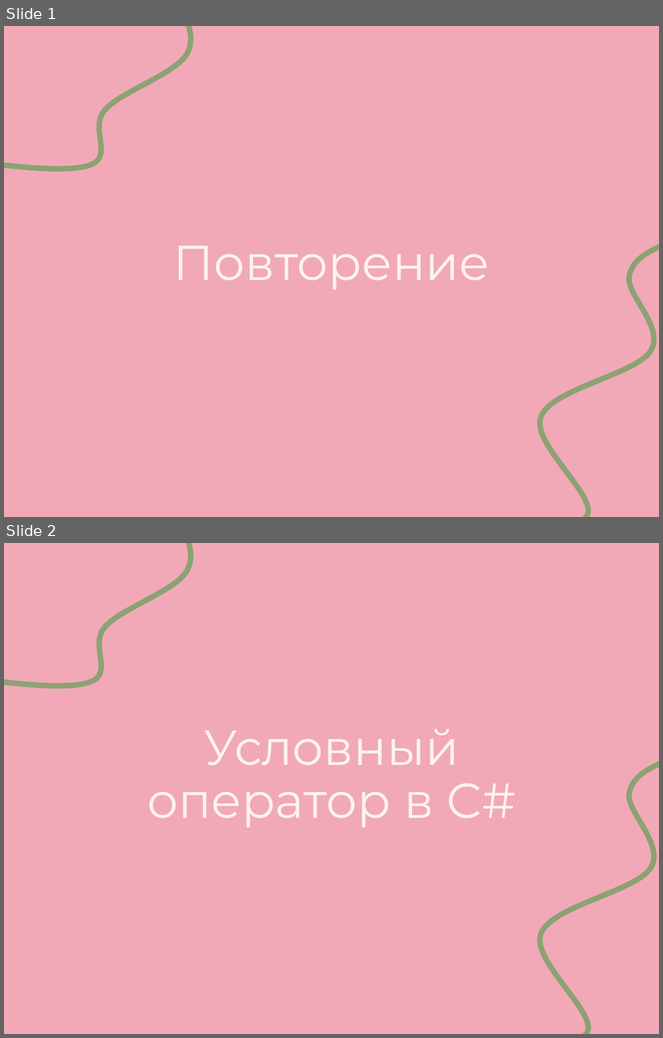
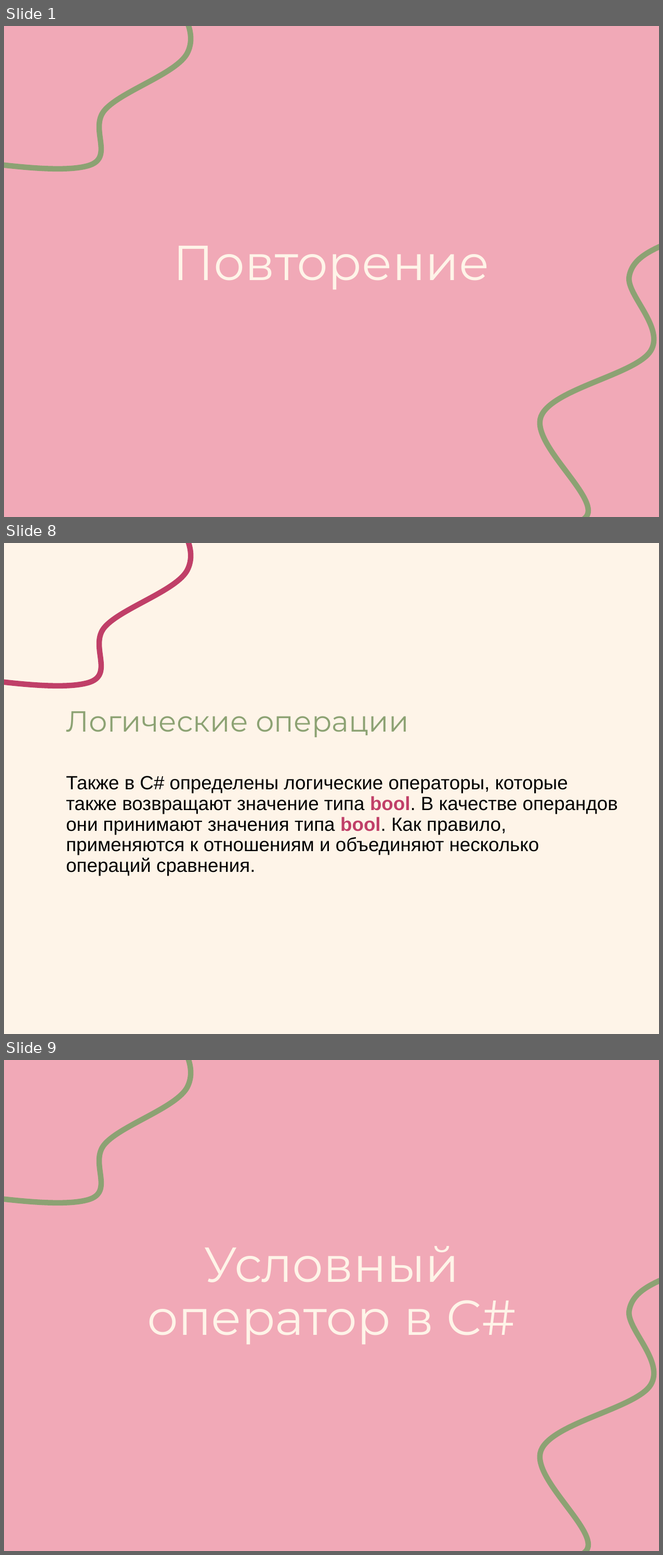
Before and after one commit to Svetlana184/SecondCourse, a slide deck: Презентация по программирвоанию _ Условный оператор в C#1_.ppt. Shown one above the other, each under a label of ours: slides 1 and 2 before the commit, slides 1, 8 and 9 after it; the slides between them are not shown. The pictures are 663x1038 and 663x1555 pixels, drawn with LibreOffice and Linux fonts; fonts in the diff are those of the drawing. Boxes give left, top, right and bottom in pixels: in the first picture for what was removed or moved away, otherwise in the second. Text is boxed around its words. In the diff, an @@ line names an element or a change of style, - is before the commit and + after.

```diff
--- a/Презентация по программирвоанию _ Условный оператор в C#1_.ppt
+++ b/Презентация по программирвоанию _ Условный оператор в C#1_.ppt
@@ slide 8 added at <box>4,543,659,1034</box>, background #FEF4E8 @@
@@ freeform shape added at <box>4,543,207,744</box>, outline #C03F68 6.01 pt @@
@@ title added at <box>66,711,409,737</box>, 32 pt, text #8CA273 @@
+Логические операции
@@ text added at <box>66,776,618,876</box>, 21 pt, text #000000 @@
+Также в C# определены логические операторы, которые также возвращают значение типа bool. В качестве операндов они принимают значения типа bool. Как правило, применяются к отношениям и объединяют несколько операций сравнения.
@@ what was slide 2 is now slide 9 @@
```
Also in this commit, not shown: 1 slide changed, 6 other slides added, 4 slides removed, 3 other files.
